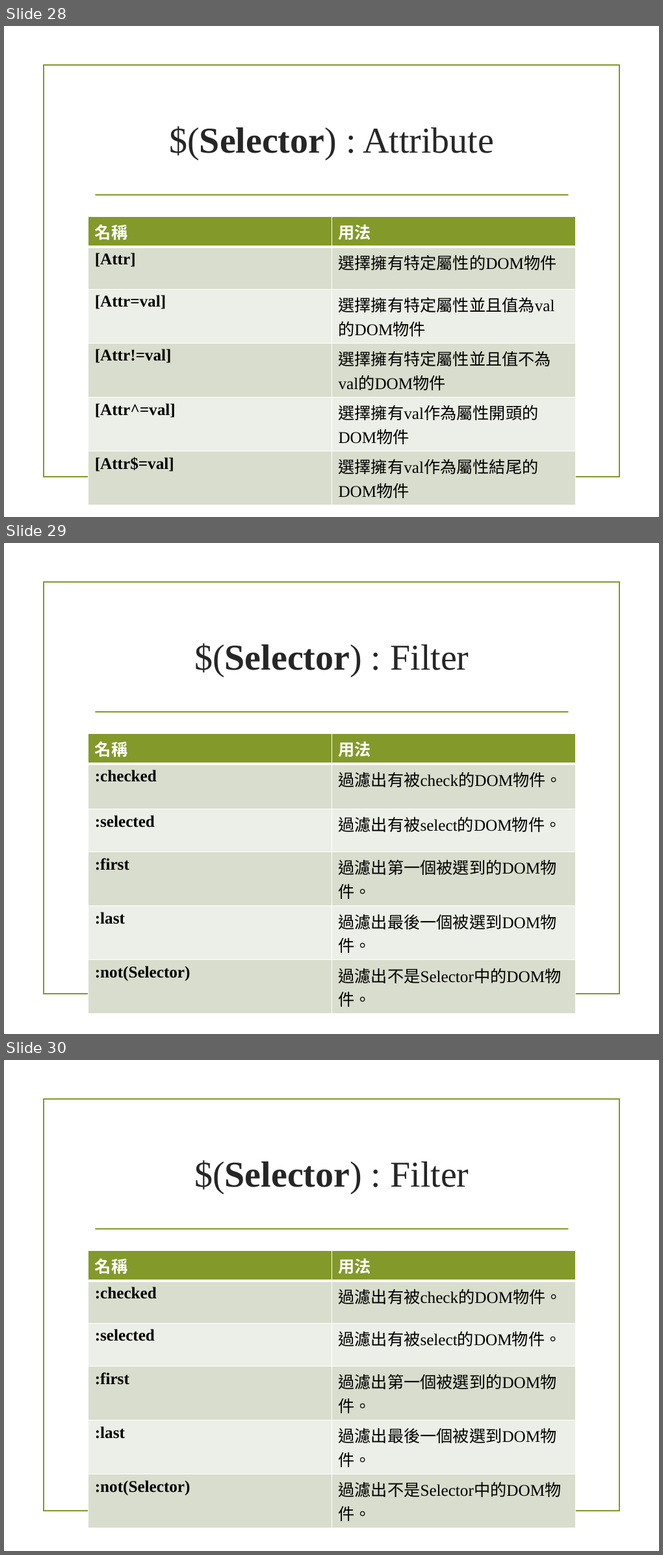
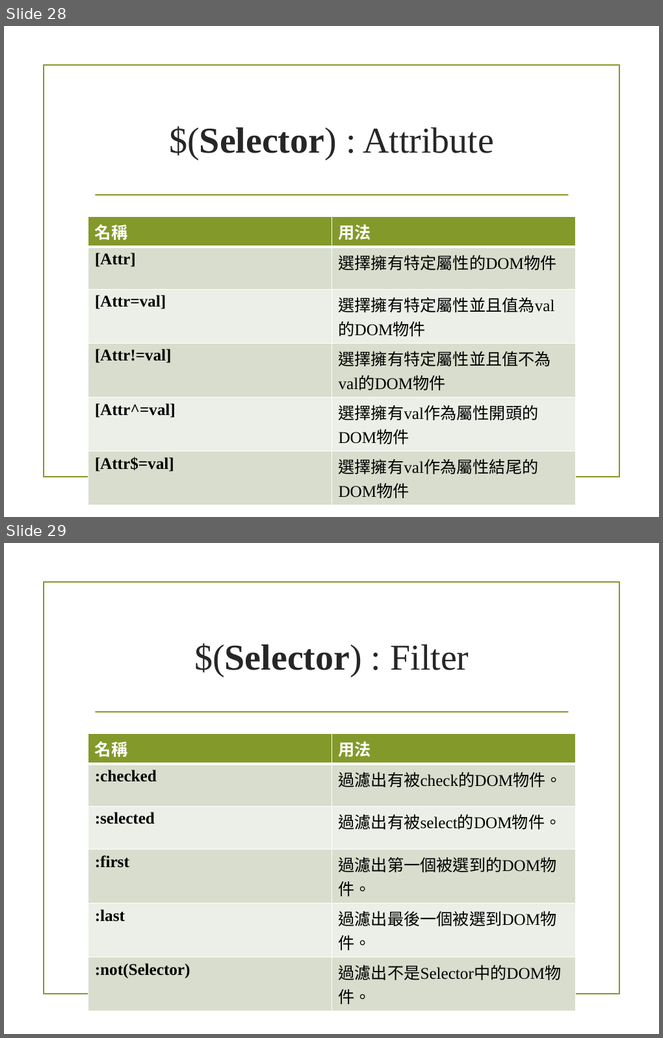
Before and after one commit to alexchen7022/JavaScriptStudyMaterial, a slide deck: 4_Jquery.pptx. Shown one above the other, each under a label of ours: slides 28, 29 and 30 before the commit, slides 28 and 29 after it. The pictures are 663x1555 and 663x1038 pixels, drawn with LibreOffice and Linux fonts; fonts in the diff are those of the drawing; background and template pictures are left out. Boxes give left, top, right and bottom in pixels: in the first picture for what was removed or moved away, otherwise in the second. Text is boxed around its words. In the diff, an @@ line names an element or a change of style, - is before the commit and + after.

```diff
--- a/4_Jquery.pptx
+++ b/4_Jquery.pptx
@@ slide 29 removed at (4, 543, 659, 1034), background picture (left out); not listed: 2 template elements that a slide beside it also shows @@
@@ title removed at (194, 643, 469, 676) @@
-$(Selector) : Filter
@@ table removed at (88, 733, 576, 1010), 6 rows, 2 columns @@
-名稱 | 用法
-:checked | 過濾出有被check的DOM物件。
-:selected | 過濾出有被select的DOM物件。
-:first | 過濾出第一個被選到的DOM物件。
-:last | 過濾出最後一個被選到DOM物件。
-:not(Selector) | 過濾出不是Selector中的DOM物件。
@@ what was slide 30 is now slide 29 @@
```
Also in this commit, not shown: 2 slides changed, 9 slides added.
